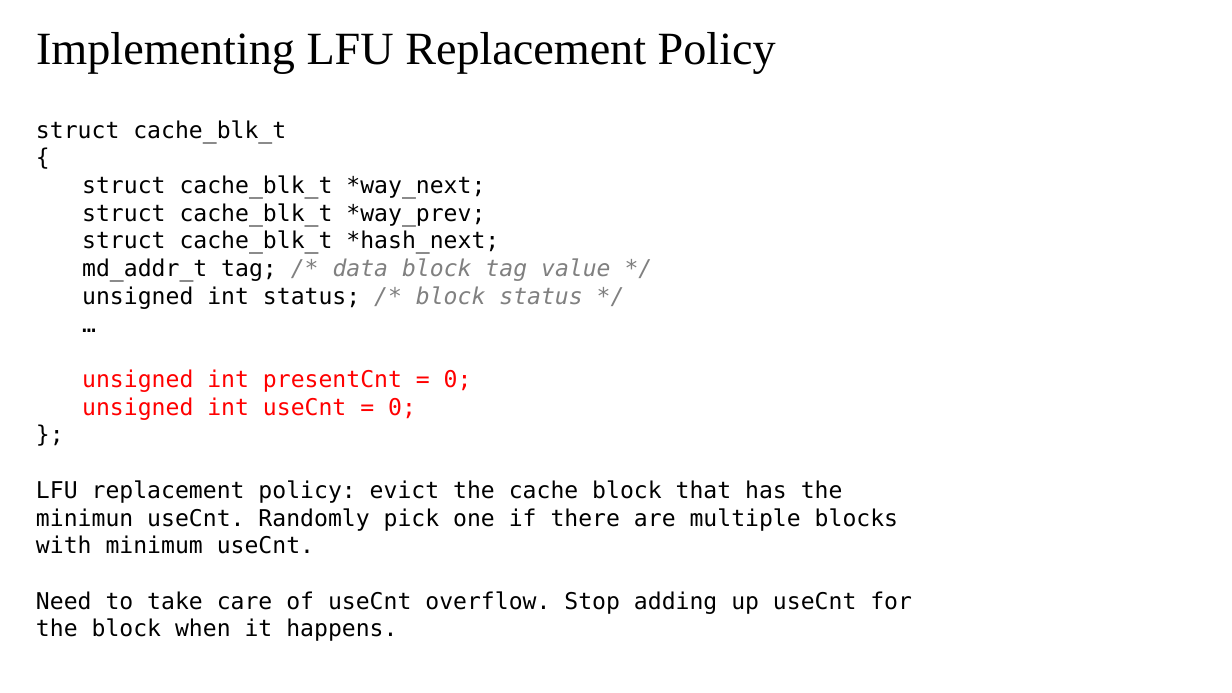
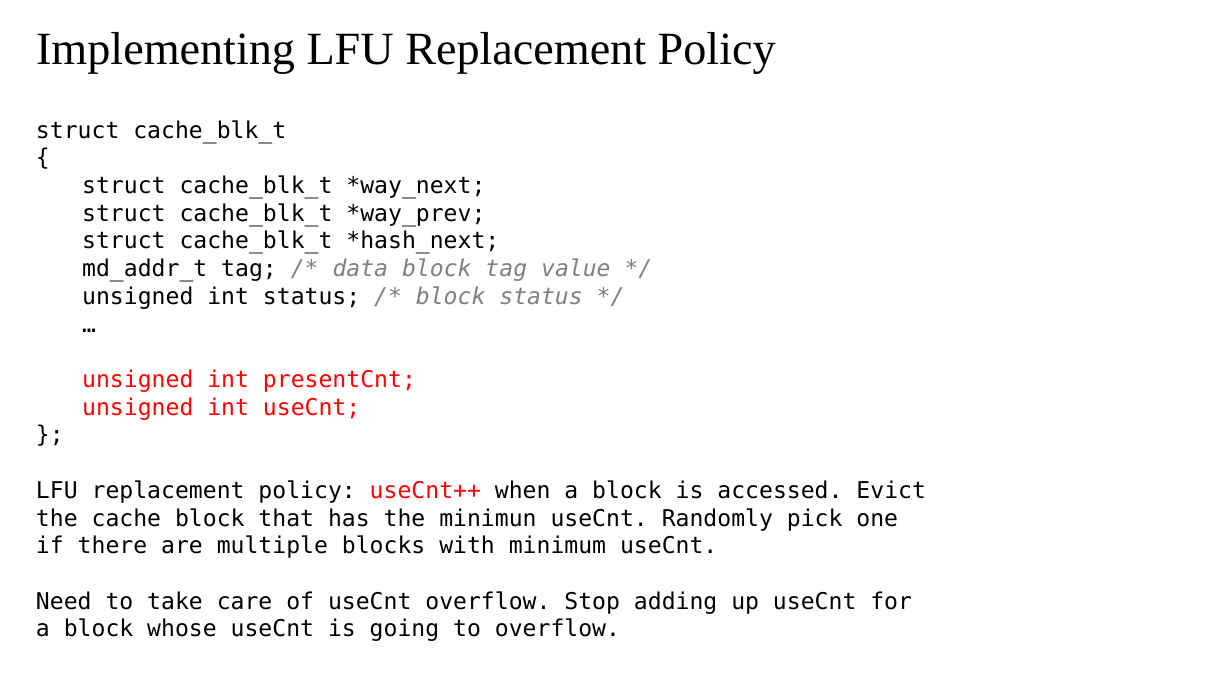
Before and after one commit to ZhijiaCHEN/CA-project, a slide deck: slide 13 of Honghao_Gan&Zhijia_Chen_CIS_5642_Project.pptx. Drawn at 1232x693 pixels with LibreOffice and Linux fonts; fonts in the diff are those of the drawing; background and template pictures are left out. Boxes give left, top, right and bottom in pixels: in the first picture for what was removed or moved away, otherwise in the second. Text is boxed around its words. In the diff, an @@ line names an element or a change of style, - is before the commit and + after.

```diff
--- a/Honghao_Gan&Zhijia_Chen_CIS_5642_Project.pptx
+++ b/Honghao_Gan&Zhijia_Chen_CIS_5642_Project.pptx
@@ text at <box>82,369,416,420</box>: text changed @@
-  unsigned int presentCnt = 0;
-  unsigned int useCnt = 0;
+  unsigned int presentCnt;
+  unsigned int useCnt;
@@ text at <box>36,480,926,641</box>: text changed @@
-LFU replacement policy: evict the cache block that has the minimun useCnt. Randomly pick one if there are multiple blocks with minimum useCnt.
-Need to take care of useCnt overflow. Stop adding up useCnt for the block when it happens.
+LFU replacement policy: useCnt++ when a block is accessed. Evict the cache block that has the minimun useCnt. Randomly pick one if there are multiple blocks with minimum useCnt.
+Need to take care of useCnt overflow. Stop adding up useCnt for a block whose useCnt is going to overflow.
```
Also in this commit, not shown: 1 other slide changed.
